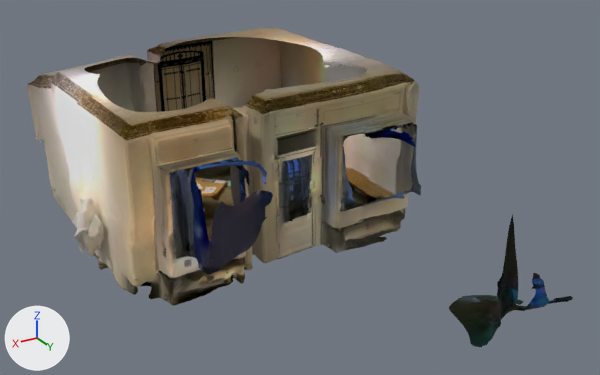
One commit to the glTF model assets/berlin/interior.glb: the scene before it, then after it.
Rendered twice from a camera (50 mm lens) standing at (7.11, 13.24, 6.26) and looking at (-0.58, 0.42, -0.15). The axes (+X, +Y, +Z) are drawn at lower left. The lights are the same throughout. The picture after the commit comes second. Where no turn or scale is listed for an object, it has been applied to the vertices. Vertices at exactly the same position are counted once.

The scene before the commit, as lines of its bpy script (objects in view):
```python
me_mesh_0 = bpy.data.meshes.new('Mesh_0')
me_mesh_0.from_pydata(...)  # 19678 vertices, 35378 faces; spans x -3.47..3.47, y -5.24..5.24, z -1.8..1.8
me_mesh_0.materials.append(mat_material_0)  # picture img_d13831af767f3780fac990d72f551023
me_mesh_1 = bpy.data.meshes.new('Mesh_1')
me_mesh_1.from_pydata(...)  # 20558 vertices, 37474 faces; spans x -3.51..3.51, y -5.37..5.37, z -1.82..1.82
me_mesh_1.materials.append(mat_material_1)  # picture img_696974a7dc9c6266f16339c3aa453297
me_mesh_2 = bpy.data.meshes.new('Mesh_2')
me_mesh_2.from_pydata(...)  # 2571 vertices, 3987 faces; spans x -3.36..3.36, y -4.52..4.52, z -1.38..1.38
me_mesh_2.materials.append(mat_material_2)  # picture img_a32d4ed17cd011bb5fe62178c4e20198
ob_mesh_0 = bpy.data.objects.new('Mesh_0', me_mesh_0)
ob_mesh_0.location = (-0.04, 0.09, 0.01)
ob_mesh_1 = bpy.data.objects.new('Mesh_1', me_mesh_1)
ob_mesh_1.location = (0.0, 0.0, 0.0)
ob_mesh_2 = bpy.data.objects.new('Mesh_2', me_mesh_2)
ob_mesh_2.location = (0.06, 0.56, -0.23)
```
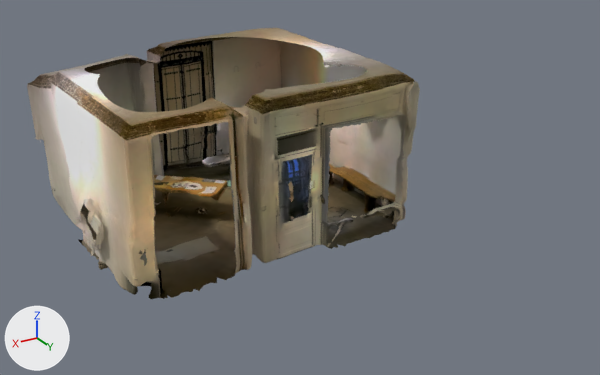
Where the newer file only moved an object's origin or applied its transform, the numbers keep the older frame.

Boxes [x1, y1, x2, y2] around the edits, measured in the pictures (600 x 375 px):
```json
{"object": "Mesh_0", "change": "reshaped", "before": [35, 28, 568, 348], "after": [35, 28, 419, 299], "on screen": "28% narrower, 15% shorter"}
{"object": "Mesh_1", "change": "reshaped", "before": [27, 35, 573, 347], "after": [27, 35, 420, 295], "on screen": "28% narrower, 17% shorter"}
{"object": "Mesh_2", "change": "reshaped", "before": [74, 109, 564, 311], "after": [76, 109, 407, 232], "on screen": "32% narrower, 39% shorter"}
{"part": 1, "of": "me_mesh_0", "change": "deleted", "before": [76, 122, 568, 348]}
{"part": 2, "of": "me_mesh_0", "change": "deleted", "before": [72, 123, 417, 306]}
{"part": 3, "of": "me_mesh_1", "change": "deleted", "before": [182, 128, 573, 347]}
{"part": 4, "of": "me_mesh_1", "change": "deleted", "before": [151, 122, 246, 294], "on screen": "brown"}
{"part": 5, "of": "me_mesh_1", "change": "deleted", "before": [289, 189, 412, 253], "on screen": "brown"}
{"part": 6, "of": "me_mesh_1", "change": "deleted", "before": [74, 199, 89, 249]}
{"part": 7, "of": "me_mesh_2", "change": "deleted", "before": [171, 153, 564, 311]}
{"part": 8, "of": "me_mesh_2", "change": "deleted", "before": [362, 114, 422, 195]}
{"part": 9, "of": "me_mesh_2", "change": "deleted", "before": [74, 212, 81, 230]}
```

Scene script edits in JSON lines:
```json
{"block": "me_mesh_0", "where": "# used by ob_mesh_0; location = (-0.04, 0.09, 0.01)"}
{"op": "remove", "block": "me_mesh_0", "code": "me_mesh_0.from_pydata(...)  # 19678 vertices, 35378 faces; spans x -3.47..3.47, y -5.24..5.24, z -1.8..1.8"}
{"op": "add", "block": "me_mesh_0", "code": "me_mesh_0.from_pydata(...)  # 15383 vertices, 27838 faces; spans x -3.47..3.28, y -5.23..0.62, z -1.8..1.8"}
{"block": "me_mesh_0", "change": "me_mesh_0 part 1: 37 loose pieces with 549 vertices, spanning x -3.16..3.33, y -1.75..5.24, z -1.58..1.15, are deleted"}
{"block": "me_mesh_0", "change": "me_mesh_0 part 2: 3746 vertices removed from x -2.96..3.47, y -2.01..1.69, z -1.65..1.09"}
{"block": "me_mesh_0", "change": "other edits to the shape of me_mesh_0 do not show in these pictures"}
{"block": "me_mesh_1", "where": "# used by ob_mesh_1; location = (0.0, 0.0, 0.0)"}
{"op": "remove", "block": "me_mesh_1", "code": "me_mesh_1.from_pydata(...)  # 20558 vertices, 37474 faces; spans x -3.51..3.51, y -5.37..5.37, z -1.82..1.82"}
{"op": "add", "block": "me_mesh_1", "code": "me_mesh_1.from_pydata(...)  # 15636 vertices, 28448 faces; spans x -3.51..3.24, y -5.37..0.69, z -1.82..1.82"}
{"block": "me_mesh_1", "change": "me_mesh_1 part 3: 6 loose pieces with 989 vertices, spanning x -3.21..2.13, y 0.61..5.37, z -1.58..0.94, are deleted"}
{"block": "me_mesh_1", "change": "me_mesh_1 part 4: 2277 vertices removed from x 0.9..2.5, y 0.59..1.43, z -1.62..1.53"}
{"block": "me_mesh_1", "change": "me_mesh_1 part 5: 1574 vertices removed from x -2.95..-0.25, y 0.58..1.17, z -1.58..-0.04"}
{"block": "me_mesh_1", "change": "me_mesh_1 part 6: 82 vertices removed from x 3.2..3.51, y -1.63..-0.94, z -1.18..-0.16"}
{"block": "me_mesh_1", "change": "other edits to the shape of me_mesh_1 do not show in these pictures"}
{"block": "me_mesh_2", "where": "# used by ob_mesh_2; location = (0.06, 0.56, -0.23)"}
{"op": "remove", "block": "me_mesh_2", "code": "me_mesh_2.from_pydata(...)  # 2571 vertices, 3987 faces; spans x -3.36..3.36, y -4.52..4.52, z -1.38..1.38"}
{"op": "add", "block": "me_mesh_2", "code": "me_mesh_2.from_pydata(...)  # 1427 vertices, 2247 faces; spans x -3.36..3.22, y -4.52..0.09, z -1.35..1.35"}
{"block": "me_mesh_2", "change": "me_mesh_2 part 7: 7 loose pieces with 738 vertices, spanning x -3.21..2.37, y 0.18..4.52, z -1.38..1.38, are deleted"}
{"block": "me_mesh_2", "change": "me_mesh_2 part 8: 311 vertices removed from x -3.05..-1.73, y 0.02..0.66, z -0.33..1.23"}
{"block": "me_mesh_2", "change": "me_mesh_2 part 9: 45 vertices removed from x 3.15..3.36, y -2.49..-1.79, z -0.8..-0.21"}
{"block": "me_mesh_2", "change": "other edits to the shape of me_mesh_2 do not show in these pictures"}
```
